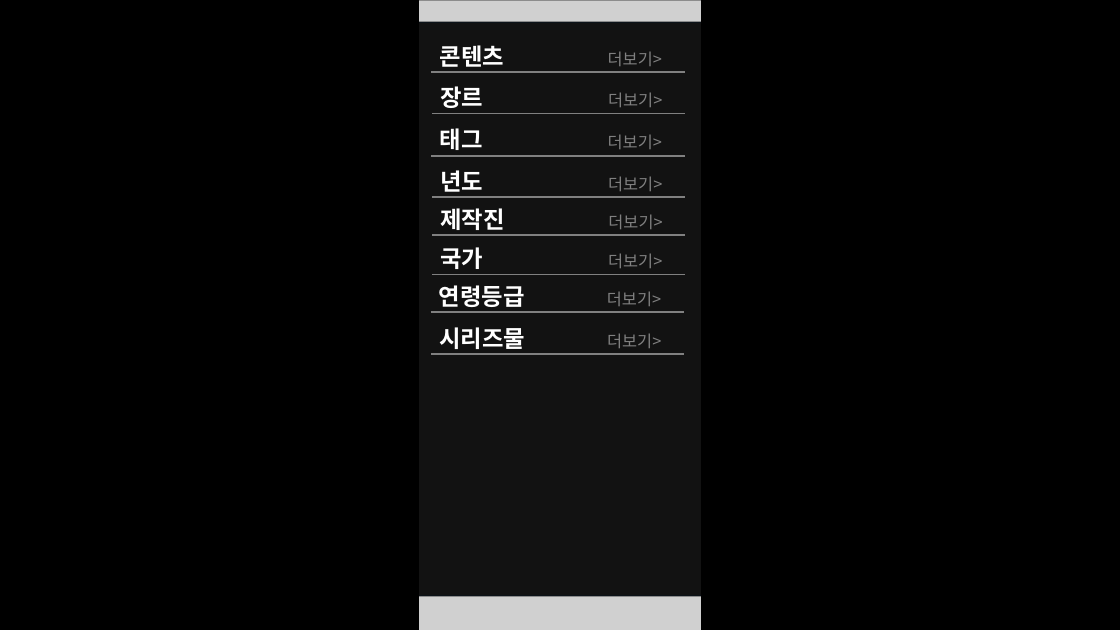
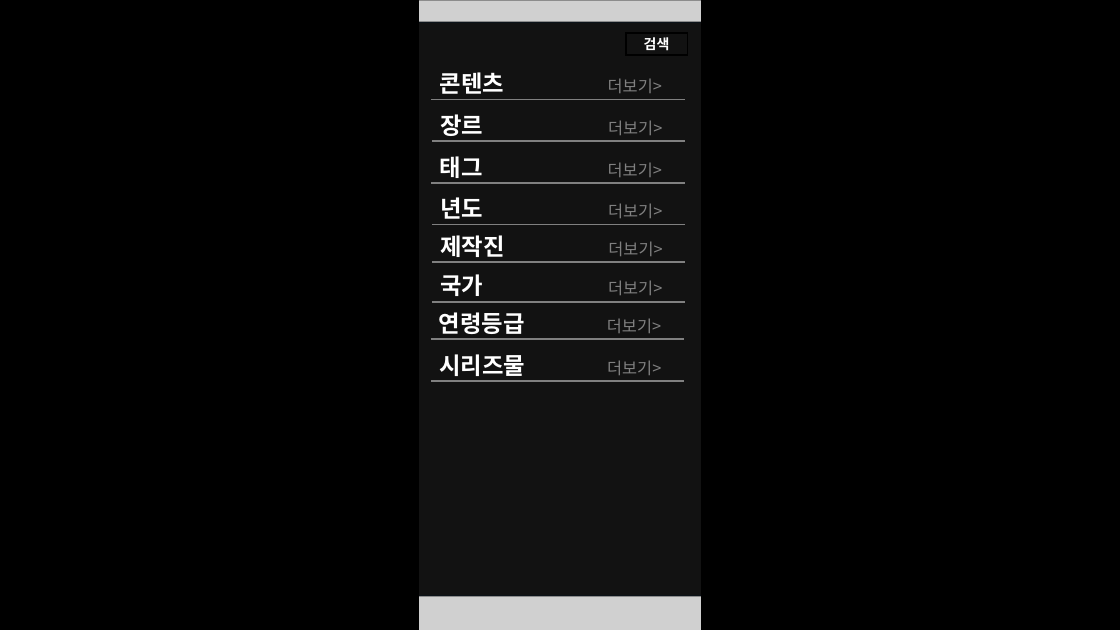
Before and after one commit to lhs020208/GameInterface-7, a slide deck: slide 14 of 7조 기말과제 - 숏폼형 모바일 OTT.pptm. Drawn at 1120x630 pixels with LibreOffice and Linux fonts; fonts in the diff are those of the drawing; grey boxes stand for pictures. Boxes give left, top, right and bottom in pixels: in the first picture for what was removed or moved away, otherwise in the second. Text is boxed around its words. In the diff, an @@ line names an element or a change of style, - is before the commit and + after.

Commit message:
장르 "검색" 추가

```diff
--- a/7조 기말과제 - 숏폼형 모바일 OTT.pptm
+++ b/7조 기말과제 - 숏폼형 모바일 OTT.pptm
@@ rectangle added at bbox=[626, 33, 688, 55], fill #121212, outline #000000 1.5 pt, 12 pt, text #FFFFFF, bold @@
+검색
@@ 2 lines, 1 text: place and size @@
-2 lines, 1 text at bbox=[432, 45, 686, 155]
+2 lines, 1 text at bbox=[432, 72, 686, 183]
@@ 6 lines, 5 rectangles, 2 texts: place and size @@
-6 lines, 5 rectangles, 2 texts at bbox=[431, 72, 690, 357]
+6 lines, 5 rectangles, 2 texts at bbox=[431, 99, 690, 384]
```
Also in this commit, not shown: 3 other slides changed.
